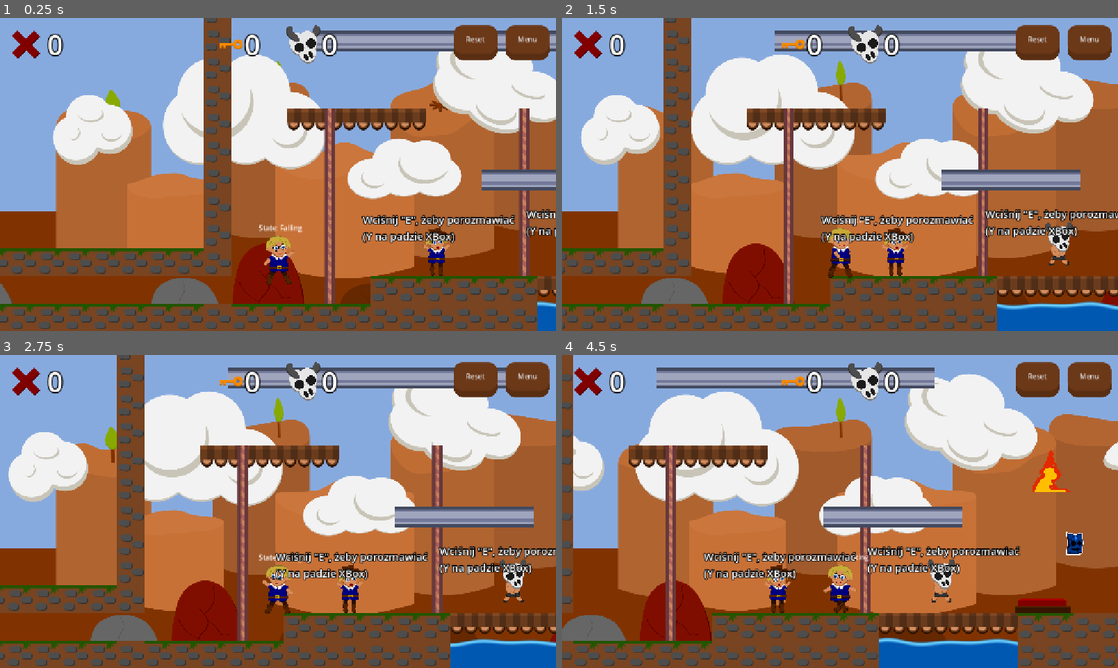
Above: before the commit, frames 1-4 (two rows, left to right).
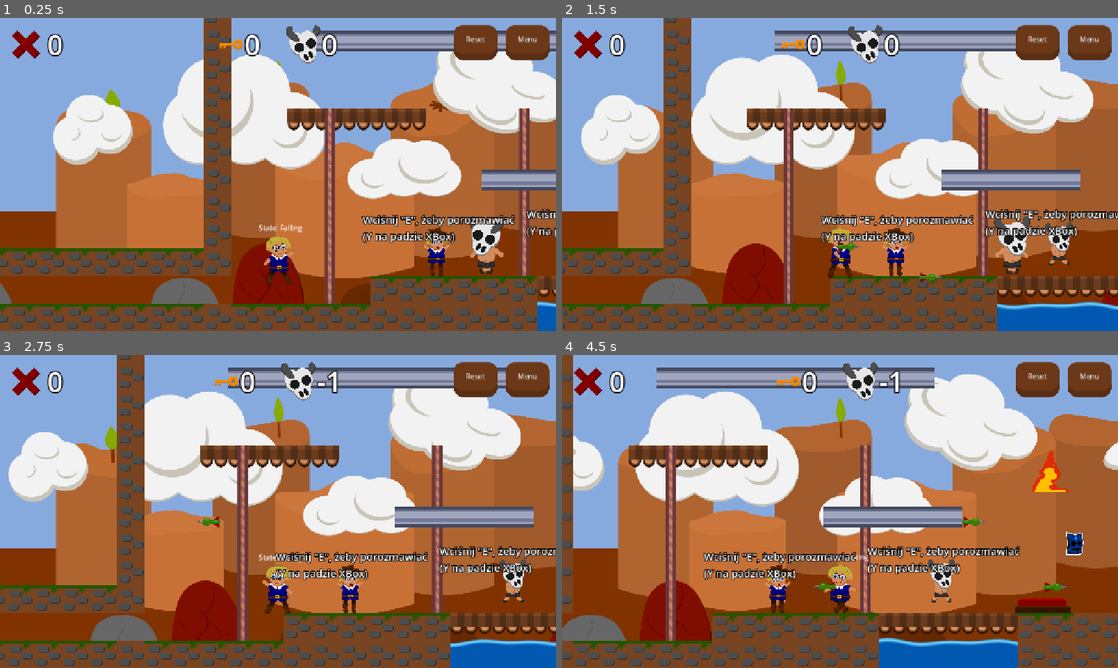
Above: after the commit, the same moments.

Repository: Nabiz/FourElements
Game: Godot game, scene res://Levels/test_level.tscn
Two runs of this game, one before a commit and one after it. Both use one fixed random seed, a clock stepped at 60 frames per second and the inputs below. This scene is started directly instead of the project's main scene. The engine's default icon, where the game draws it, is replaced by a stand-in: a white triangle on a blue panel in a dark square.
Inputs:
- Up to frame 1 (0.25 s): no input
- Up to frame 2 (1.5 s): hold Right (ui_right) from 0.53 s (still down); tap X (ui_fire) at 0.6, 1.35 s; tap Space (ui_select) at 0.77 s
- Up to frame 3 (2.75 s): tap Space (ui_select) at 1.52 s; release Right (ui_right) at 2.03 s; hold Left (ui_left) from 2.03 s (still down); tap X (ui_fire) at 2.1 s
- Up to frame 4 (4.5 s): release Left (ui_left) at 2.78 s; hold Right (ui_right) 2.78-4.28 s; tap X (ui_fire) at 2.85, 3.6, 4.35 s; tap Space (ui_select) at 3.02, 3.77 s; hold Left (ui_left) from 4.28 s (still down)

The runs differ from the first frame. In frame 1, 0.7% of the frame differs, in the area x 84-91%, y 63-82%; in frame 2, 0.8%; in frame 3, 0.9%; in frame 4, 1.1%, in the area x 38-91%, y 2-76%.

Commit message:
add sleeping darts

Diff:
--- a/Levels/test_level.tscn
+++ b/Levels/test_level.tscn
@@ -15,6 +15,7 @@
 [ext_resource type="TileSet" uid="uid://dc1egyes4liho" path="res://resources/tilesets/ladder_tileset.tres" id="15_0vv12"]
 [ext_resource type="Script" uid="uid://bqdfn8kuyclmm" path="res://scripts/managers/camera_controller.gd" id="15_o5yuq"]
 [ext_resource type="PackedScene" uid="uid://23p6uspcn64v" path="res://scenes/player/thomas/thomas.tscn" id="15_wjuib"]
+[ext_resource type="PackedScene" uid="uid://dk1i41y4p0goh" path="res://scenes/enemies/enemy.tscn" id="16_o5yuq"]
 
 [node name="TestLevel" type="Node2D"]
 
@@ -95,4 +96,7 @@
 ladder_tile_map = NodePath("../LadderTileMapLayer")
 horizontal_climb_tile_map = NodePath("../HorizontalClimbTileMapLayer")
 
+[node name="Enemy" parent="Thomas" instance=ExtResource("16_o5yuq")]
+position = Vector2(543.219, -16.456)
+
 [editable path="DialogueArea2"]
--- /dev/null
+++ b/Scenes/player/thomas/sleeping_dart.tscn
@@ -0,0 +1,26 @@
+[gd_scene load_steps=4 format=3 uid="uid://cpodc0qnt2xm6"]
+
+[ext_resource type="Script" uid="uid://wp7bytnj2y4a" path="res://scripts/player/thomas/sleeping_dart.gd" id="1_7vqt1"]
+[ext_resource type="Texture2D" uid="uid://bkfh8hm406qtw" path="res://assets/player/thomas/dart.png" id="2_b5kyr"]
+
+[sub_resource type="CircleShape2D" id="CircleShape2D_5ajgx"]
+radius = 16.0
+
+[node name="SleepingDart" type="Area2D" node_paths=PackedStringArray("sprite")]
+script = ExtResource("1_7vqt1")
+sprite = NodePath("Sprite2D")
+
+[node name="Sprite2D" type="Sprite2D" parent="."]
+position = Vector2(-8, 0)
+scale = Vector2(0.5, 0.5)
+texture = ExtResource("2_b5kyr")
+
+[node name="CollisionShape2D" type="CollisionShape2D" parent="."]
+shape = SubResource("CircleShape2D_5ajgx")
+
+[node name="Timer" type="Timer" parent="."]
+wait_time = 10.0
+one_shot = true
+autostart = true
+
+[connection signal="timeout" from="Timer" to="." method="_on_timer_timeout"]
--- a/Scenes/player/thomas/thomas.tscn
+++ b/Scenes/player/thomas/thomas.tscn
@@ -1,8 +1,9 @@
-[gd_scene load_steps=10 format=3 uid="uid://23p6uspcn64v"]
+[gd_scene load_steps=11 format=3 uid="uid://23p6uspcn64v"]
 
 [ext_resource type="PackedScene" uid="uid://d3on8tgstst14" path="res://scenes/player/new_player.tscn" id="1_wfxg3"]
 [ext_resource type="Script" uid="uid://cplrvy50vlaor" path="res://scripts/player/thomas/thomas.gd" id="2_5dfg7"]
 [ext_resource type="Texture2D" uid="uid://b1fhtniausbdj" path="res://assets/player/thomas/thomas.png" id="3_c8gde"]
+[ext_resource type="PackedScene" uid="uid://cpodc0qnt2xm6" path="res://scenes/player/thomas/sleeping_dart.tscn" id="3_v5xqr"]
 [ext_resource type="Script" uid="uid://g1ymxqy87a2v" path="res://scripts/player/state_machine/states/thomas_states/crawling_state.gd" id="4_cdp4r"]
 [ext_resource type="Script" uid="uid://cfm8u8ls6kbbj" path="res://scripts/player/state_machine/states/thomas_states/thomas_state_machine.gd" id="4_mh6dy"]
 [ext_resource type="Script" uid="uid://blr66ndsckbp8" path="res://scripts/player/state_machine/states/thomas_states/idle_thomas_state.gd" id="5_1npkg"]
@@ -20,11 +21,7 @@
 crawling_colision = NodePath("CrawlingCollisionShape2d")
 crawling_sprite = NodePath("GFXHandler/CrawlingSprite")
 stand_up_area = NodePath("GFXHandler/StandUpArea")
-blank_sprite_texture = null
-fire_sprite = null
-water_sprite = null
-earth_sprite = null
-air_sprite = null
+sleeping_dart_scene = ExtResource("3_v5xqr")
 
 [node name="Sprite" parent="GFXHandler" index="0"]
 texture = ExtResource("3_c8gde")
@@ -38,7 +35,7 @@
 hframes = 3
 vframes = 2
 
-[node name="StandUpArea" type="Area2D" parent="GFXHandler" index="4"]
+[node name="StandUpArea" type="Area2D" parent="GFXHandler" index="3"]
 
 [node name="CollisionShape2D" type="CollisionShape2D" parent="GFXHandler/StandUpArea" index="0"]
 position = Vector2(0, -19)
--- a/Scripts/enemies/enemy.gd
+++ b/Scripts/enemies/enemy.gd
@@ -55,7 +55,7 @@
 
 
 func _on_area_2d_area_entered(area: Area2D) -> void:
-	if area is FireBullet:
+	if area is FireBullet or area is SleepingDart:
 		LevelObjective.instance.on_kill_enemy()
 		area.queue_free()
 		queue_free()
--- a/Scripts/player/new_player.gd
+++ b/Scripts/player/new_player.gd
@@ -30,7 +30,11 @@
 	play_animation()
 	check_dead()
 	set_face_direction(velocity.x)
-	is_on_horizontal_climb()
+	if Input.is_action_just_pressed("ui_fire"):
+		shoot()
+
+func shoot() -> void:
+	pass
 
 func play_animation():
 	if state_machine.current_state is VerticalClimbingPlayerState:
--- a/Scripts/player/shilah/shilah.gd
+++ b/Scripts/player/shilah/shilah.gd
@@ -10,16 +10,11 @@
 @export var earth_sprite: Texture
 @export var air_sprite: Texture
 
-func _process(delta: float) -> void:
-	super(delta)
-	check_shot()
-
-func check_shot():
-	if Input.is_action_just_pressed("ui_fire"):
-		shoot_ability.spawn_water()
-		shoot_ability.spawn_fire_bullet()
-		shoot_ability.spawn_earth_block()
-		shoot_ability.spawn_air_bullet()
+func shoot():
+	shoot_ability.spawn_water()
+	shoot_ability.spawn_fire_bullet()
+	shoot_ability.spawn_earth_block()
+	shoot_ability.spawn_air_bullet()
 
 func change_element(element: MaskManager.Element) -> void:
 	change_sprite(element)
--- /dev/null
+++ b/Scripts/player/thomas/sleeping_dart.gd
@@ -0,0 +1,22 @@
+class_name SleepingDart
+extends Area2D
+
+@export var sprite: Sprite2D
+
+var speed = 500
+var direction = Vector2.RIGHT
+
+
+func _physics_process(delta: float) -> void:
+	position += speed * direction * delta
+	if direction.x < 0:
+		sprite.flip_h = true
+
+
+func _on_timer_timeout() -> void:
+	queue_free()
+
+func _on_body_entered(body: Node2D) -> void:
+	if body is NewPlayer:
+		return
+	queue_free()
--- a/Scripts/player/thomas/thomas.gd
+++ b/Scripts/player/thomas/thomas.gd
@@ -7,9 +7,17 @@
 @export var crawling_sprite: Sprite2D
 @export var stand_up_area: Area2D
 
+@export var sleeping_dart_scene: PackedScene
 
 func _ready() -> void:
 	JUMP_VELOCITY = -550.0
+
+func shoot():
+	if can_shoot:
+		var dart: SleepingDart = sleeping_dart_scene.instantiate()
+		dart.direction = face_direction
+		dart.position = position + Vector2(0, -16)
+		get_parent().add_child(dart)
 
 func play_animation():
 	if state_machine.current_state is VerticalClimbingPlayerState:
Binary file added: Assets/Player/thomas/dart.png
Not shown, added: Assets/Player/thomas/dart.png.import
Not shown: 1 places in Levels/test_level.tscn that only renumber resources
Not shown, added: Scripts/player/thomas/sleeping_dart.gd.uid
